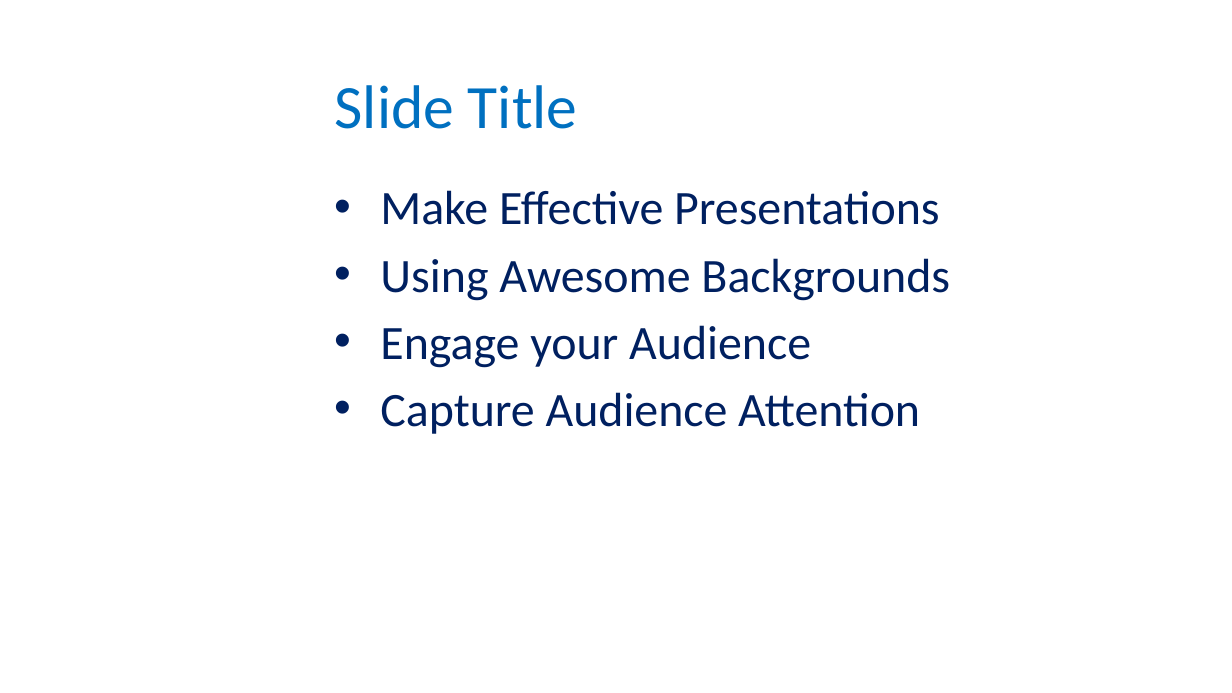
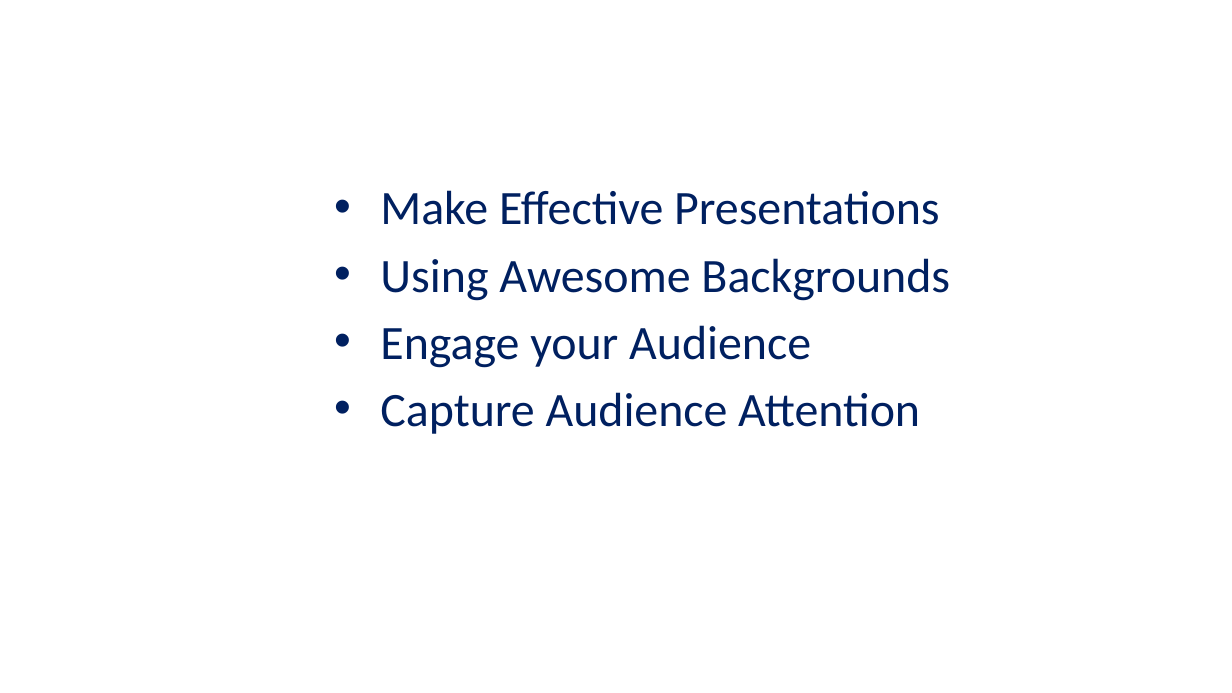
Before and after one commit to JASTYN/STM, a slide deck: slide 3 of moringa.pptx. Drawn at 1232x693 pixels with LibreOffice and Linux fonts; fonts in the diff are those of the drawing; background and template pictures are left out. Boxes give left, top, right and bottom in pixels: in the first picture for what was removed or moved away, otherwise in the second. Text is boxed around its words. In the diff, an @@ line names an element or a change of style, - is before the commit and + after.

```diff
--- a/moringa.pptx
+++ b/moringa.pptx
@@ title removed at [335, 85, 577, 129] @@
-Slide Title
```
Also in this commit, not shown: 1 other slide changed, 2 slides added, 2 slides removed, 1 other file.
